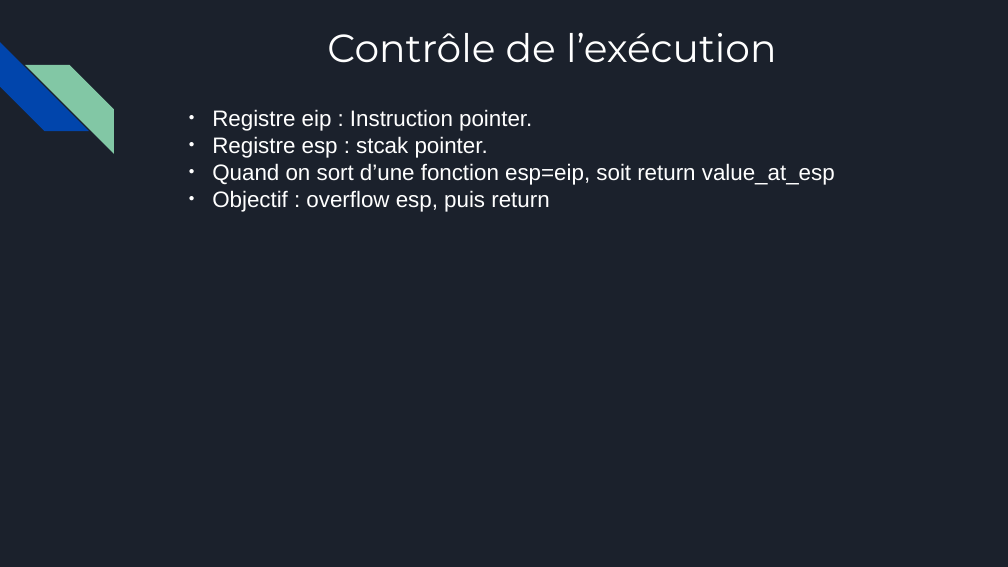
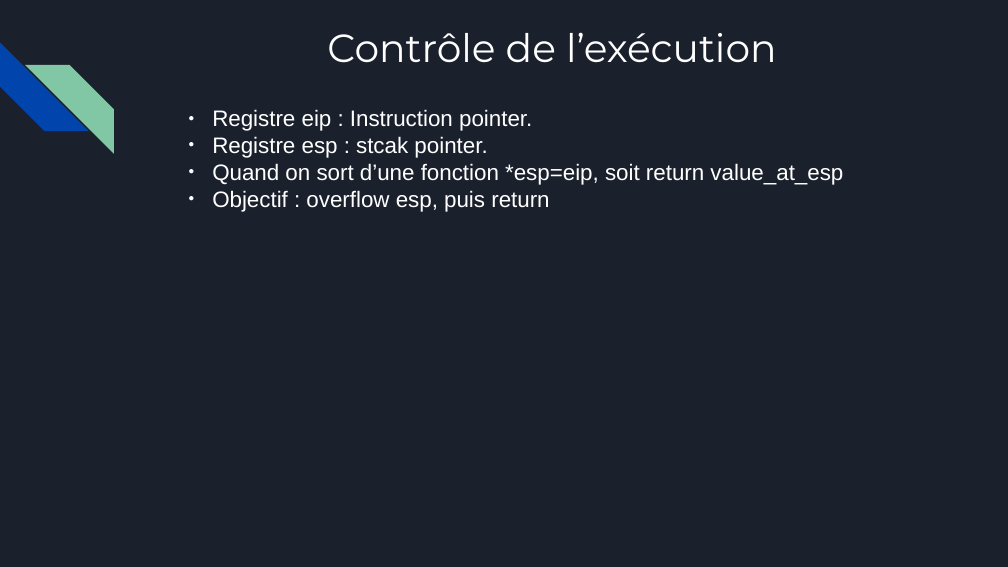
Before and after one commit to azazhe1/Workshop_pwn, a slide deck: slide 8 of Binary_Exploit.pptx. Drawn at 1008x567 pixels with LibreOffice and Linux fonts; fonts in the diff are those of the drawing. Boxes give left, top, right and bottom in pixels: in the first picture for what was removed or moved away, otherwise in the second. Text is boxed around its words. In the diff, an @@ line names an element or a change of style, - is before the commit and + after.

```diff
--- a/Binary_Exploit.pptx
+++ b/Binary_Exploit.pptx
@@ text at bbox=[212, 163, 843, 185]: text changed @@
-● Quand on sort d’une fonction esp=eip, soit return value_at_esp
+● Quand on sort d’une fonction *esp=eip, soit return value_at_esp
```
Also in this commit, not shown: 2 other slides changed, 1 slide added.
